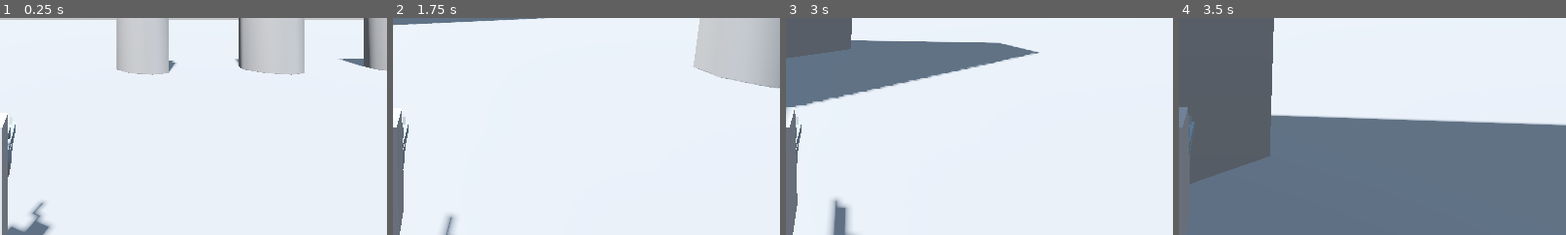
Above: before the commit, frames 1-4 (left to right).
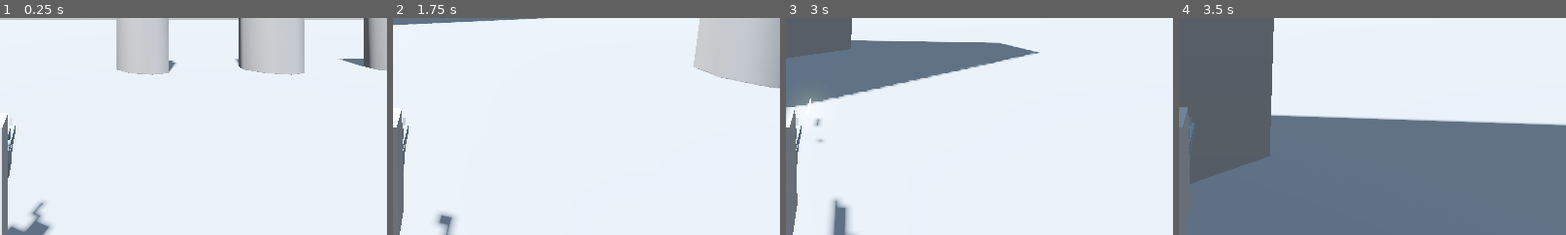
Above: after the commit, the same moments.

Repository: cheskya/ISCS3014-Project5
Game: Godot game, scene res://main.tscn
Same seed, same stepped clock (60 frames per second), same inputs: the game is played once before the commit and once after it.
Inputs (mouse positions are % of the whole screen's width and height, from its top left):
- Up to frame 1 (0.25 s): no input
- Up to frame 2 (1.75 s): tap Enter at 0.5 s; move the mouse to (72, 45) at 0.52 s; press the mouse at (72, 45) at 0.53 s; hold D (move_right) 0.53-1.28 s; move the mouse to (45, 50) at 1.27 s; release the mouse at (45, 50) at 1.28 s; hold W (move_forward) from 1.28 s (still down); tap Space (shoot) at 1.35 s
- Up to frame 3 (3 s): keep holding W (move_forward); move the mouse to (52, 48) at 2.02 s; press the mouse at (52, 48) at 2.03 s; move the mouse to (49, 52) at 2.77 s; release the mouse at (49, 52) at 2.78 s; tap Space (shoot) at 2.85 s
- Up to frame 4 (3.5 s): keep holding W (move_forward)
The pictures show only the part of the screen within x 44-94%, y 50-100%; the shares and areas given below are measured in that part.

The runs differ from the first frame. In frame 1, less than 0.1% of the frame differs, in the area x 2-5%, y 48-74%; in frame 2, 0.2%, in the area x 2-16%, y 45-97%; in frame 3, 0.1%; in frame 4, less than 0.1%.
Error before the commit: Attempt to call function 'is_playing' in base 'null instance' on a null instance. (res://scenes/player/player.gd:61)

Commit message:
Fix gun animation

Diff:
--- a/bullet.gd
+++ b/bullet.gd
@@ -19,7 +19,7 @@
 	if ray.is_colliding():
 		mesh.visible = false
 		particles.emitting = true
-		await get_tree().create_timer(1.0).timout
+		await get_tree().create_timer(1.0).timeout
 		queue_free()
 
 func _on_timer_timeout():
--- a/scenes/player/player.gd
+++ b/scenes/player/player.gd
@@ -17,8 +17,8 @@
 @onready var _camera_pivot: Node3D = %CameraPivot
 @onready var _camera: Camera3D = %Camera3D
 @onready var _skin = %Body
-@onready var _gun_anim = $Gun/AnimationPlayer
-@onready var _gun_barrel = $Gun/RayCast3D
+@onready var _gun_anim = $CameraPivot/Gun/AnimationPlayer
+@onready var _gun_barrel = $CameraPivot/Gun/RayCast3D
 
 func _input(event: InputEvent) -> void:
 	if event.is_action_pressed("left_click"):
--- a/scenes/player/player.tscn
+++ b/scenes/player/player.tscn
@@ -20,7 +20,7 @@
 length = 0.001
 tracks/0/type = "value"
 tracks/0/imported = false
-tracks/0/enabled = false
+tracks/0/enabled = true
 tracks/0/path = NodePath(".:position")
 tracks/0/interp = 1
 tracks/0/loop_wrap = true
@@ -28,7 +28,7 @@
 "times": PackedFloat32Array(0),
 "transitions": PackedFloat32Array(1),
 "update": 0,
-"values": [Vector3(-0.326029, 0.603175, 0.459649)]
+"values": [Vector3(-0.326, -0.75, 0.46)]
 }
 
 [sub_resource type="Animation" id="Animation_6xrps"]
@@ -45,7 +45,7 @@
 "times": PackedFloat32Array(0, 0.01, 0.1),
 "transitions": PackedFloat32Array(1, 1, 1),
 "update": 0,
-"values": [Vector3(-0.326029, 0.603175, 0.459649), Vector3(-0.326, 0.603, 0.5), Vector3(-0.326029, 0.603175, 0.459649)]
+"values": [Vector3(-0.326, -0.75, 0.46), Vector3(-0.326, -0.75, 0.5), Vector3(-0.326, -0.75, 0.46)]
 }
 
 [sub_resource type="AnimationLibrary" id="AnimationLibrary_dvcyk"]
@@ -71,7 +71,7 @@
 transform = Transform3D(-1, 0, -1.19209e-07, 0, 1, 0, 1.19209e-07, 0, -1, -0.6, 0.3, -1.4)
 
 [node name="Gun" parent="CameraPivot" instance=ExtResource("3_1l62a")]
-transform = Transform3D(1.27522, 0, 0, 0, 1.106, 0, 0, 0, 1.45214, -0.326029, -0.743077, 0.459649)
+transform = Transform3D(1.27522, 0, 0, 0, 1.106, 0, 0, 0, 1.45214, -0.326, -0.75, 0.46)
 
 [node name="AnimationPlayer" type="AnimationPlayer" parent="CameraPivot/Gun"]
 libraries = {
Not shown: 1 places in scenes/player/bullet.tscn that only renumber resources
